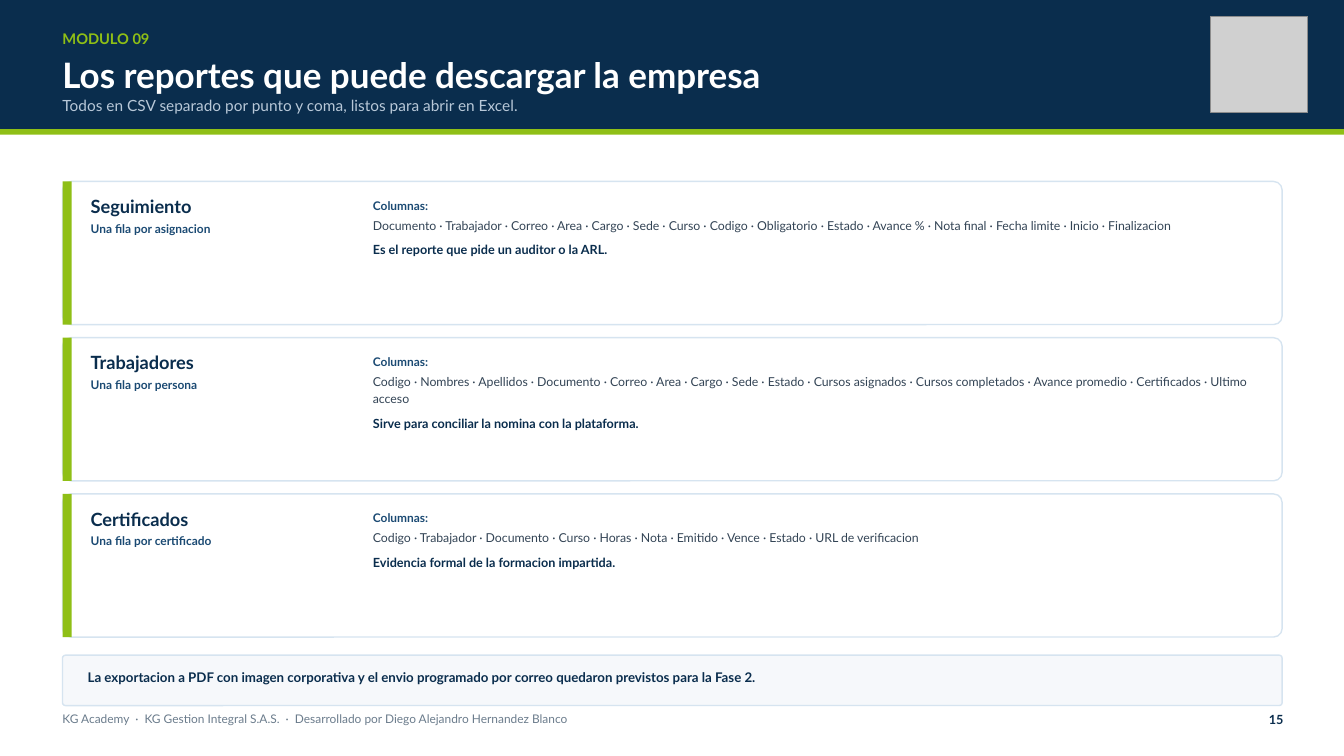
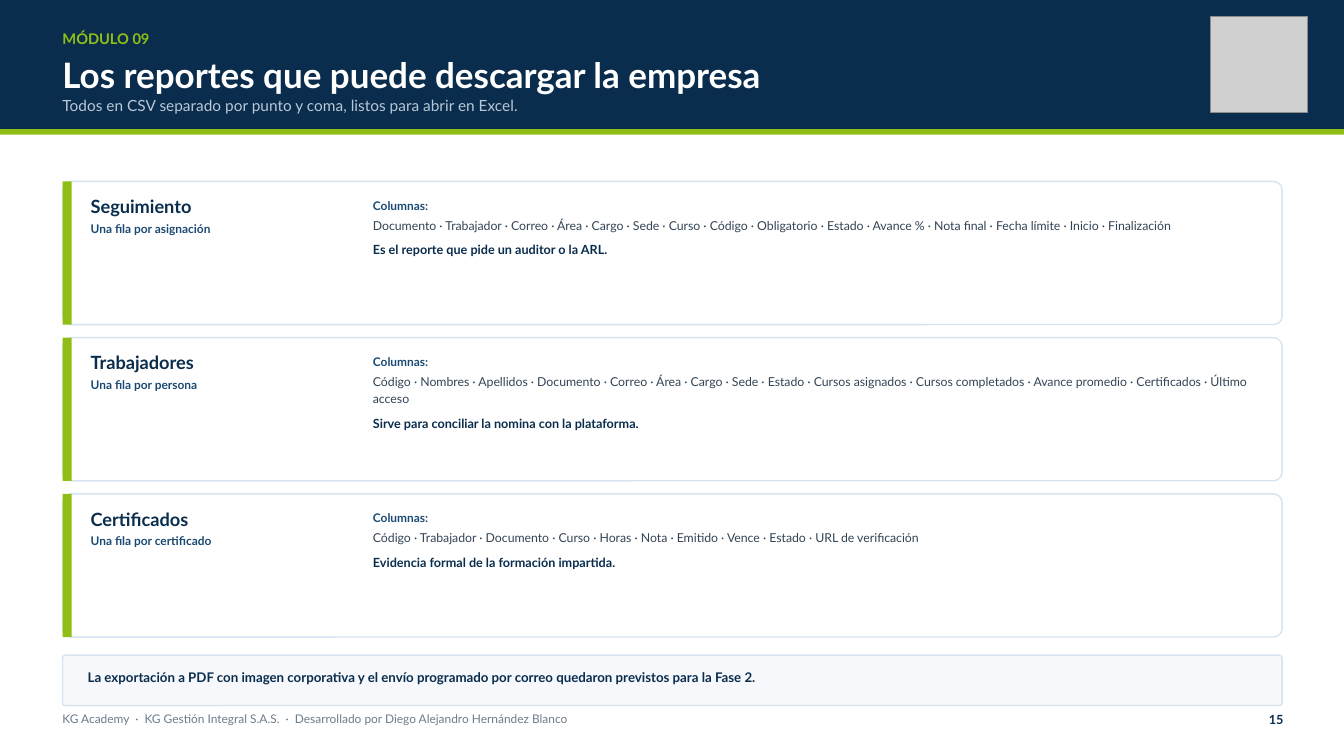
Before and after one commit to DIDAKUS1177/KG-Academy, a slide deck: slide 16 of docs/KG_Academy_Manual_Funcional.pptx. Drawn at 1344x756 pixels with LibreOffice and Linux fonts; fonts in the diff are those of the drawing; grey boxes stand for pictures. Boxes give left, top, right and bottom in pixels: in the first picture for what was removed or moved away, otherwise in the second. Text is boxed around its words. In the diff, an @@ line names an element or a change of style, - is before the commit and + after.

```diff
--- a/docs/KG_Academy_Manual_Funcional.pptx
+++ b/docs/KG_Academy_Manual_Funcional.pptx
@@ text at (62,31,150,44): text changed @@
-MODULO 09
+MÓDULO 09
@@ text at (91,224,211,235): text changed @@
-Una fila por asignacion
+Una fila por asignación
@@ text at (373,219,1171,233): text changed @@
-Documento · Trabajador · Correo · Area · Cargo · Sede · Curso · Codigo · Obligatorio · Estado · Avance % · Nota final · Fecha limite · Inicio · Finalizacion
+Documento · Trabajador · Correo · Área · Cargo · Sede · Curso · Código · Obligatorio · Estado · Avance % · Nota final · Fecha límite · Inicio · Finalización
@@ text at (373,375,1246,403): text changed @@
-Codigo · Nombres · Apellidos · Documento · Correo · Area · Cargo · Sede · Estado · Cursos asignados · Cursos completados · Avance promedio · Certificados · Ultimo acceso
+Código · Nombres · Apellidos · Documento · Correo · Área · Cargo · Sede · Estado · Cursos asignados · Cursos completados · Avance promedio · Certificados · Último acceso
@@ text at (373,533,919,569): text changed @@
-Codigo · Trabajador · Documento · Curso · Horas · Nota · Emitido · Vence · Estado · URL de verificacion
-Evidencia formal de la formacion impartida.
+Código · Trabajador · Documento · Curso · Horas · Nota · Emitido · Vence · Estado · URL de verificación
+Evidencia formal de la formación impartida.
@@ text at (88,672,756,685): text changed @@
-La exportacion a PDF con imagen corporativa y el envio programado por correo quedaron previstos para la Fase 2.
+La exportación a PDF con imagen corporativa y el envío programado por correo quedaron previstos para la Fase 2.
@@ text at (62,714,567,725): text changed @@
-KG Academy · KG Gestion Integral S.A.S. · Desarrollado por Diego Alejandro Hernandez Blanco
+KG Academy · KG Gestión Integral S.A.S. · Desarrollado por Diego Alejandro Hernández Blanco
```
Also in this commit, not shown: 21 other slides changed, 9 other files.
